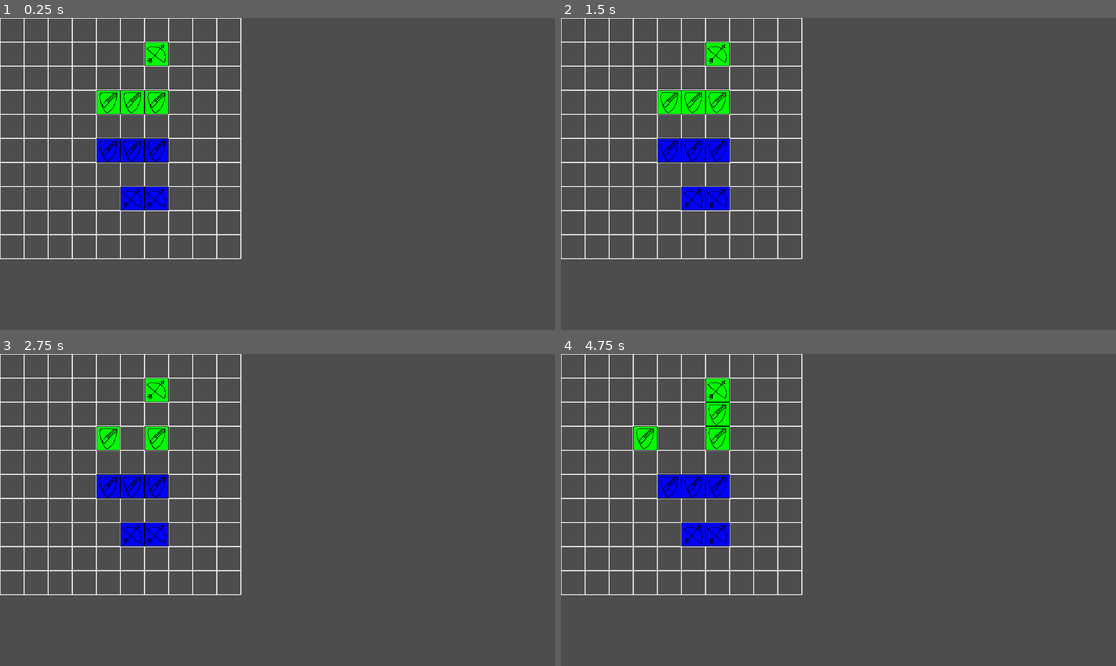
Above: before the commit, frames 1-4 (two rows, left to right).
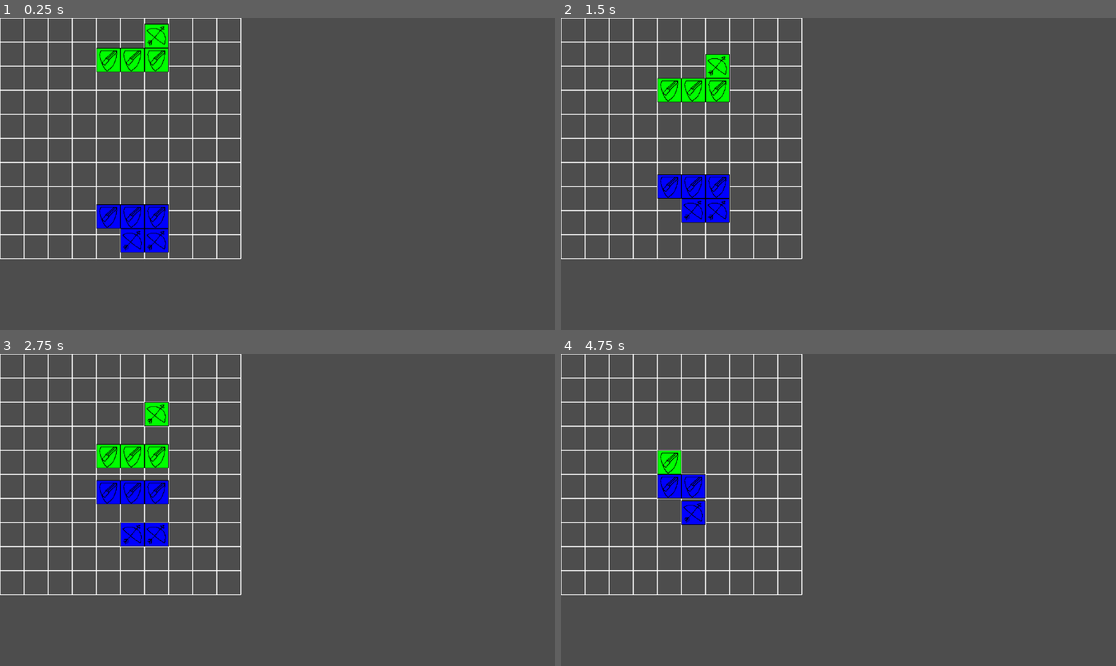
Above: after the commit, the same moments.

Repository: QuaaDev/Proyecto4x
Game: Godot game, scene res://Escenas/game.tscn
Two runs of this game, one before a commit and one after it. Both use one fixed random seed, a clock stepped at 60 frames per second and the inputs below.
Inputs (mouse positions are in pixels of both pictures, inside the frame that each line leads up to):
- Up to frame 1 (0.25 s): no input
- Up to frame 2 (1.5 s): tap Enter at 0.5 s; move the mouse to (683, 136) at 0.52 s; hold Right 0.53-1.28 s; click (683, 136) at 0.67 s; move the mouse to (694, 102) at 1.27 s; hold Down from 1.28 s (still down); click (694, 102) at 1.42 s
- Up to frame 3 (2.75 s): move the mouse to (155, 438) at 2.02 s; release Down at 2.03 s; hold Right from 2.03 s (still down); click (155, 438) at 2.17 s
- Up to frame 4 (4.75 s): move the mouse to (672, 438) at 2.77 s; release Right at 2.78 s; hold Up 2.78-3.53 s; click (672, 438) at 2.92 s; move the mouse to (672, 485) at 3.52 s; hold Left from 3.53 s (still down); click (672, 485) at 3.67 s; move the mouse to (694, 485) at 4.27 s; click (694, 485) at 4.42 s

The runs differ from the first frame. In frame 1, 5.4% of the frame differs, in the area x 17-31%, y 1-76%; in frame 2, 3.9%; in frame 3, 3.0%; in frame 4, 3.0%.

Commit message:
Se agrego movimiento vertical
Si las unidades no estan en combate, se moveran de forma vertical para buscar nuevos objetivos

Diff:
--- a/Escenas/game.tscn
+++ b/Escenas/game.tscn
@@ -11,32 +11,32 @@
 [node name="Grid" parent="." instance=ExtResource("1_cin0t")]
 
 [node name="Enemigo0" parent="Grid" instance=ExtResource("2_nvkqg")]
-position = Vector2(250, 150)
+position = Vector2(200, 50)
 aliado = false
 
 [node name="Enemigo1" parent="Grid" instance=ExtResource("2_nvkqg")]
-position = Vector2(300, 150)
+position = Vector2(300, 50)
 aliado = false
 
 [node name="Enemigo2" parent="Grid" instance=ExtResource("2_nvkqg")]
-position = Vector2(200, 150)
+position = Vector2(250, 50)
 aliado = false
 
 [node name="Aliado0" parent="Grid" instance=ExtResource("2_nvkqg")]
-position = Vector2(200, 250)
+position = Vector2(250, 400)
 
 [node name="Aliado1" parent="Grid" instance=ExtResource("2_nvkqg")]
-position = Vector2(250, 250)
+position = Vector2(200, 400)
 
 [node name="Aliado2" parent="Grid" instance=ExtResource("2_nvkqg")]
-position = Vector2(300, 250)
+position = Vector2(300, 400)
 
 [node name="arquero_basico" parent="Grid" instance=ExtResource("4_p35v7")]
-position = Vector2(300, 350)
+position = Vector2(300, 450)
 
 [node name="arquero_basico2" parent="Grid" instance=ExtResource("4_p35v7")]
-position = Vector2(250, 350)
+position = Vector2(250, 450)
 
 [node name="arquero_enemigo" parent="Grid" instance=ExtResource("4_p35v7")]
-position = Vector2(300, 50)
+position = Vector2(300, 0)
 aliado = false
--- a/Scripts/grid.gd
+++ b/Scripts/grid.gd
@@ -1,9 +1,14 @@
 extends Node2D
 @onready var deteccion_mouse: Area2D = $"Deteccion Mouse"
 
-const GRID_SIZE := 10  # Tamaño de la cuadrícula (10x10)
-const CELL_SIZE := 50  # Tamaño de cada celda (debe coincidir con el de la serpiente)
+@export var GRID_SIZE := 10  # Tamaño de la cuadrícula (10x10)
+@export var CELL_SIZE := 50  # Tamaño de cada celda (debe coincidir con el de la serpiente)
 
+var diccionario_cuadricula_movimientos : Dictionary
+#Diccionario que almacena una cuadricula del mapa actual, la clave es el Vector2
+#de la cuadricula, el dato es un booleano que almacena si esa casilla esta ocupada o no
+#{Vector2(1,1) : false, 1: true}
+#True si la casilla esta libre, false si esta ocupada
 func _draw() -> void:
 	draw_grid()
 
@@ -14,7 +19,6 @@
 	for x in range(GRID_SIZE + 1):
 		var x_pos = x * CELL_SIZE
 		draw_line(Vector2(x_pos, 0), Vector2(x_pos, GRID_SIZE * CELL_SIZE), color, 2)
-
 	# Dibujar líneas horizontales
 	for y in range(GRID_SIZE + 1):
 		var y_pos = y * CELL_SIZE
@@ -22,3 +26,37 @@
 
 func _ready() -> void:
 	queue_redraw()  # Redibujar la cuadrícula cuando se carg
+	crear_diccionario_del_mapa(diccionario_cuadricula_movimientos)
+
+func crear_diccionario_del_mapa(diccionario_a_llenar : Dictionary) -> void:
+	#Crea y carga el diccionario con valores
+	for y in GRID_SIZE+1: #Eje y
+		for x in GRID_SIZE+1:#Eje x
+			diccionario_a_llenar[Vector2(x,y)] = true
+
+func solicitar_movimiento(posicion : Vector2) -> bool:
+	#-----------importante-------------
+	#Esta funcion debe de recibir siempre la posicion a la que quiere ir, no la actual
+	#-----------importante-------------
+	#Convierte la posicion global a la posicion local que utiliza el diccionario
+	#Divide la posicion en pixeles por el tamaño de las cuadriculas
+	var posicion_local = Vector2((posicion.x / CELL_SIZE),(posicion.y/CELL_SIZE))
+	#Si la posicion local supera los limites del grid, se cancela el movimiento
+	if (posicion_local.x > GRID_SIZE or posicion_local.x < 0) or (posicion_local.y >= GRID_SIZE or posicion_local.y < 0):
+		return false
+	#Si la posicion del diccionario esta libre (true), vuelve valido el movimiento y marca la casilla
+	#como ocupada (false)
+	elif diccionario_cuadricula_movimientos[posicion_local] == true:
+		actualizar_diccionario_movimiento(posicion_local,false)
+		return true
+	#Si la casilla esta ocupada (false), cancela el movimiento
+	else:
+		#print("PATATA")
+		return false
+
+#Actualiza el diccionario con nueva informacion
+func actualizar_diccionario_movimiento(posicion : Vector2, valor : bool) -> void:
+	diccionario_cuadricula_movimientos[posicion] = valor
+func coso():
+	#print(diccionario_cuadricula_movimientos)
+	pass
--- a/Scripts/soldado_basico.gd
+++ b/Scripts/soldado_basico.gd
@@ -5,14 +5,15 @@
 @onready var detectar_enemigo: RayCast2D = $DetectarEnemigo
 @onready var cd_ataque: Timer = $cd_ataque
 @onready var animacion_recibir_daño: Timer = $animacion_recibir_daño
-
+@onready var grid = self.get_parent() #Referencia al grid
 #----------Referencias--------------
 var estoy_seleccionado := false
-var speed := 3
+var speed := 1
 var direction := Vector2.ZERO
 var cell_size := 50 #Tamaño de la cuadricula sobre la cual nos queremos mover
 var is_moving := false
 var color_original : Color
+var cantidad_a_mover : int
 @export var aliado := true
 @export var vida : int = 10
 @export var ataque : int = 5
@@ -20,6 +21,7 @@
 @export var rango_ataque : int = 1
 @export var cd_ataque_variable : float = 1.0
 @export var sprite_unidad_path : String
+@export var movimiento_automatico : bool = true
 
 func _ready() -> void:
 	input_pickable = true #Hace que siempre sea seleccionado por el mouse
@@ -35,6 +37,7 @@
 	animacion_recibir_daño.timeout.connect(_on_animacion_recibir_daño_timeout)
 	cd_ataque.timeout.connect(cd_ataque_timeout)
 	self.input_event.connect(_on_input_event)
+	grid.ready.connect(grid_esta_ready)
 	#-----------Conectar señales---------
 	#Cambia el collision_layer para diferenciar aliados de enemigos
 	#Cambia la collision_mask para detectar siempre a los enemigos de su bando
@@ -42,18 +45,23 @@
 	#(tamaño de las celdas * cantidad de celdas que puede atacar)
 	#Cambia el color del canvas
 	#Almacena su color original
+	#Define cuantos pixeles se movera (es temporal, mas adelante sera mas complejo)
 	if aliado:
 		collision_layer = 1
 		detectar_enemigo.collision_mask = 2
 		detectar_enemigo.target_position = Vector2(0,-(cell_size*rango_ataque))
 		modulate = Color("Blue")
 		color_original = Color("Blue")
+		cantidad_a_mover = -cell_size
 	else:
 		collision_layer = 2
 		detectar_enemigo.collision_mask = 1
 		detectar_enemigo.target_position = Vector2(0,(cell_size*rango_ataque))
 		modulate = Color("Green")
 		color_original = Color("Green")
+		cantidad_a_mover = cell_size
+	#Informa al grid sobre mi posicion actual
+	#posicion_local_al_grid = Vector2((position.x / grid.CELL_SIZE),(position.y/grid.CELL_SIZE))
 
 func _physics_process(delta):
 	#Si el raycast detecta una colision y el ataque esta disponible, ejecuta el ataque
@@ -61,6 +69,19 @@
 		detectar_enemigo.enabled = false
 		cd_ataque.start(cd_ataque_variable)
 		detectar_enemigo.get_collider().perder_vida(ataque)
+	#Si el movimiento automatico esta activo, ejecuta el codigo
+	elif movimiento_automatico and detectar_enemigo.enabled:
+		if !is_moving: #Si ya esta en movimiento, no agregara nuevos movimientos
+			if grid.solicitar_movimiento(Vector2((position.x),(position.y + cantidad_a_mover))):
+				#Si el movimiento es valido, ejecuta el movimiento
+				#Segun su bando va hacia arriba o abajo
+				if aliado:
+					direction = Vector2.UP
+				else:
+					direction = Vector2.DOWN
+				#Actualiza su anterior posicion en el grid para que figure como libre
+				grid.actualizar_diccionario_movimiento(Vector2((position.x / grid.CELL_SIZE),(position.y/grid.CELL_SIZE)) , true)
+				move_to_next_tile() #Ejecuta el movimiento
 
 func _on_input_event(_viewport: Node, event: InputEvent, _shape_idx: int) -> void:
 	#Si este objeto en particular detecta el click del mouse, ejecuta el codigo
@@ -74,7 +95,7 @@
 func _input(event: InputEvent) -> void:
 	if estoy_seleccionado: #Activa el movimiento si se selecciona esta unidad
 		if is_moving:
-			return
+			return #<------------ CUIDADO CON ESTE HIJUEPUTA
 		#Movimiento basico del boneco
 		if event is InputEventKey and event.pressed and !is_moving:
 			if event.keycode == KEY_UP:
@@ -125,7 +146,10 @@
 func set_vida(x : int) -> void:
 	#Si la vida es menor a 1, se elimina el objeto
 	if x <= 0:
+		#Al morir, deja su posicion como libre
+		grid.actualizar_diccionario_movimiento(Vector2((position.x / grid.CELL_SIZE),(position.y/grid.CELL_SIZE)) , true)
 		queue_free()
+
 	else:
 		vida = x
 
@@ -147,7 +171,13 @@
 func cd_ataque_timeout() -> void:
 	#Al acabar el cd activa el raycast para realizar ataques
 	detectar_enemigo.enabled = true
+	detectar_enemigo.force_raycast_update() #Fuerza el update del raycast para evitar frames sin escanear
 
 
 func _on_animacion_recibir_daño_timeout() -> void:
 	modulate = color_original
+
+#Cuando el grid termina su ready, este envia la informacion sobre su ubicacion actual
+#Para actualizar el diccionario
+func grid_esta_ready() -> void:
+	grid.actualizar_diccionario_movimiento(Vector2((position.x / grid.CELL_SIZE),(position.y/grid.CELL_SIZE)) , false)
